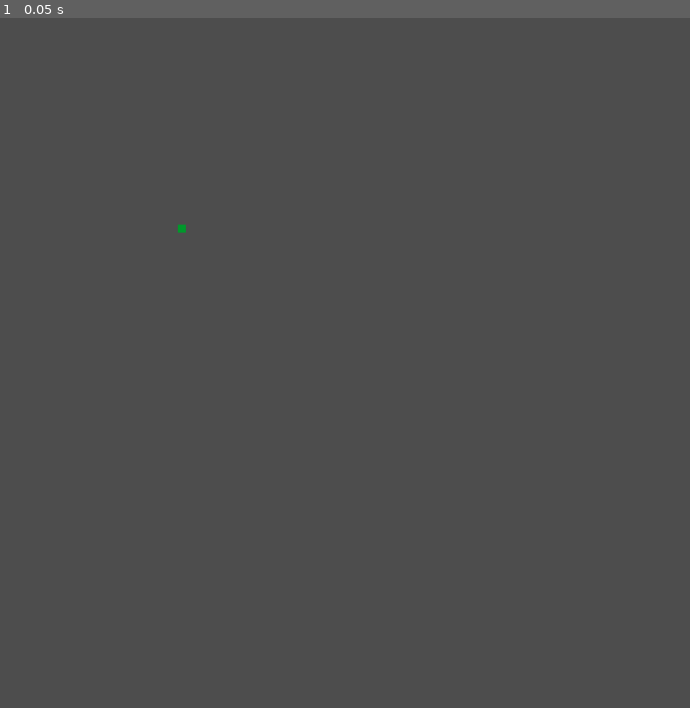
Above: before the commit, frame 1.
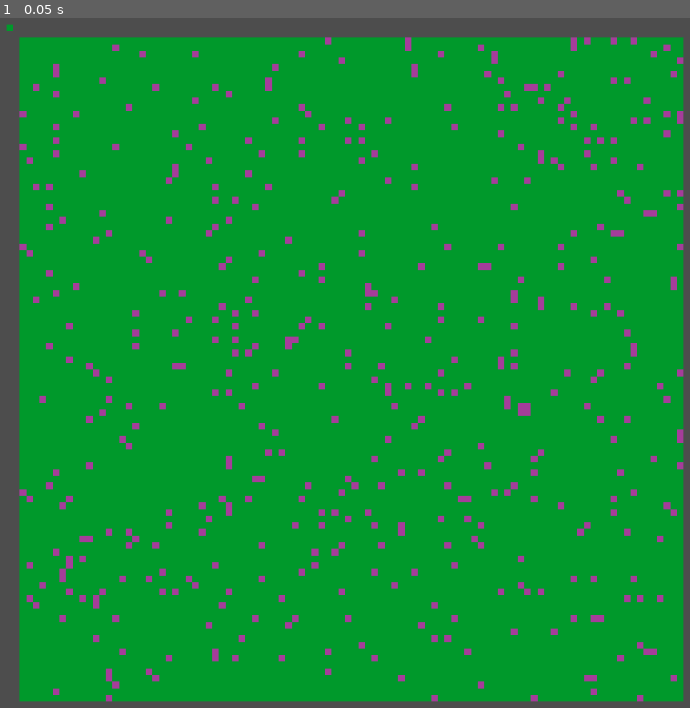
Above: after the commit, the same moment.

Repository: Boyquotes/game-planets-godot
Game: Godot game, scene res://scenes/_main.tscn
Same seed, same stepped clock (60 frames per second), same inputs: the game is played once before the commit and once after it.
Inputs:
- Up to frame 1 (0.05 s): no input

The runs differ from the first frame. In frame 1, 93% of the frame differs, in the area x 0-100%, y 0-100%.
Error before the commit: Invalid access of index '0' on a base object of type: 'Array'. (res://scenes/game/maprenderer/_map_renderer.gd:52)

Commit message:
now rendering 100x100 sections of map based on getting origin_coords from current_player_coords

Diff:
--- a/scenes/_main.gd
+++ b/scenes/_main.gd
@@ -12,8 +12,4 @@
 func _ready():
 	# data we need in main:
 	$_MapMaker.make_map(edge_tile_pair_dict, map_array, section_size)
-
-	#TODO: debug why map_array is empty - we need it in render_map *MOST IMPORTANT CURRENT NEED*
-
-	print(map_array)
 	$_MapRenderer.render_map(edge_tile_pair_dict, map_array, current_player_coords, section_size, tile_map)
--- a/scenes/_main.tscn
+++ b/scenes/_main.tscn
@@ -27,15 +27,16 @@
 tile_map = NodePath("TileMap")
 
 [node name="_MapMaker" parent="." instance=ExtResource("2_j4nbq")]
+random_seed_fill_percent = 5
 
 [node name="_MapRenderer" parent="." instance=ExtResource("3_tsp8w")]
 
 [node name="TileMap" type="TileMap" parent="."]
-position = Vector2(501, 500)
+position = Vector2(2.08165e-12, 2.08165e-12)
 tile_set = SubResource("TileSet_dyjna")
 format = 2
-layer_0/tile_data = PackedInt32Array(-262149, 0, 0)
+layer_0/tile_data = PackedInt32Array(-1, 0, 0)
 
 [node name="Camera2D" type="Camera2D" parent="."]
-position = Vector2(2087, 1732)
-zoom = Vector2(0.1, 0.1)
+offset = Vector2(5000, 5000)
+zoom = Vector2(0.083, 0.083)
--- a/scenes/game/mapmaker/_map_maker.gd
+++ b/scenes/game/mapmaker/_map_maker.gd
@@ -22,7 +22,8 @@
 	var map_height = map_width / 2 + 2
 	seed(random_seed) # adds to seed to random methods in global scope, now we can just use godot's random methods and they will pull from this seed
 	var map_dict = $JsonFileToDict.parse_json_file(file_path_name) # this is our dictionary (variant) parsed from our json map made in tiled
-	map_array = $DictTo2dArray.dict_to_array(map_width, map_height, map_dict)
+	map_array = $DictTo2dArray.dict_to_array(map_width, map_height, map_dict, map_array)
 	$AddNoise.add_noise_to_array(map_array, random_seed, random_seed_fill_percent)
+#	print(map_array)
 #	$SetTiles.set_tiles_in_tilemap(map_array, tilemap_node, tileset_source)
 	$EdgeTilePairs.populate_edge_tile_pair_dict(map_array, edge_tile_pair_dict, map_size, section_size, map_width)
--- a/scenes/game/mapmaker/dict_to_2d_array.gd
+++ b/scenes/game/mapmaker/dict_to_2d_array.gd
@@ -1,12 +1,13 @@
 extends Node2D
 
 # generating 2d array:
-func dict_to_array(map_width, map_height, map_dict):
-	var map_array = []
+func dict_to_array(map_width, map_height, map_dict, map_array):
+#	var map_array = []
 	for i in map_width:
 		map_array.append([])
-		for j in map_height:
-			map_array[i].append(666) # adding 666 to each cell
+		for j in map_height - 1:
+#			map_array[i].append(666) # adding 666 to each cell
+			map_array[i].append(45678)
 
 	# putting our dict values (1s and 0s) into 2d array :
 	var x = 0
--- a/scenes/game/maprenderer/_map_renderer.gd
+++ b/scenes/game/maprenderer/_map_renderer.gd
@@ -13,46 +13,42 @@
 
 	var section_origin_coords = []
 	var section_coord_array = []
+
 	# rounding down to current section's 1,1 origin tile:
-	# condition: player is already at the origin tile
+	# condition making sure player isn't already at the origin tile, otherwise finding the origin tile
 	if current_player_coords[0] % section_size == 1 && current_player_coords[1] % section_size == 1:
 		section_origin_coords = current_player_coords
 	else:
 		section_origin_coords = [(current_player_coords[0] + section_size) - (current_player_coords[0] % section_size + section_size - 1), (current_player_coords[1] + section_size) - (current_player_coords[1] % section_size + section_size - 1)]
 
-	print("origin: ", section_origin_coords)
+
 	# now we have section_origin_coords to start rendering "sections"
+	# we are going to put these into a 2d loop (section_coord_array)
+	# the indexes are the tile map coords, and the values are the map array (data) coords
 	# start a 100x100 loop
-	for j in section_size:
-		for i in section_size:
+	for i in section_size:
+		section_coord_array.append([])
+		for j in section_size:
 			# add all section coords to a 2d array
-			section_coord_array.append([section_origin_coords[0] + i, section_origin_coords[1] + j])
-			# use % section_size on these when placing so that ex. [456, 298] would render at coords [56, 98] on the tile map
+			section_coord_array[i].append([section_origin_coords[0] + j, section_origin_coords[1] + i])
+
 
 	render_tiles_in_tilemap(section_coord_array, tile_map_node, tile_set_source, section_size, map_array)
 
-func render_tiles_in_tilemap(section_coord_array, tilemap_node, tileset_source, section_size, map_array):
-	var x = 666
-	var y = 666
-
-	for j in section_coord_array[0].size(): # height
-		for i in section_coord_array.size(): # width
-			# using % section_size on these when placing so that ex. [456, 298] would render at coords [56, 98] on the tile map
-			if i == section_size:
-				x = i
-			else:
-				x = i % section_size
-
-			if i == section_size:
-				y = j
-			else:
-				y = j % section_size
-
-			print(map_array)
-			if map_array[i][j] == 1:
-				# set tile 1
-				tilemap_node.set_cell(0, Vector2i(x,y), 0, Vector2i(0,0))
-			elif map_array[i][j] == 2:
-				tilemap_node.set_cell(0, Vector2i(x,y), 1, Vector2i(0,0))
+func render_tiles_in_tilemap(section_coord_array, tile_map_node, tileset_source, section_size, map_array):
+	# this function takes in a 2d array (section_coord_array)
+	# this array's indexes are the coords to be placed in tile_map_node (1,1 -> 100,100)
+	# each index's value has an array of coords (ex. [248,611])
+	# we use these to access data in the map_array
+	for i in section_coord_array[0].size():
+		for j in section_coord_array[1].size():
+			# set tile 1
+			if map_array[section_coord_array[i][j][1]][section_coord_array[i][j][0]] == 1:
+				tile_map_node.set_cell(0, Vector2i(i + 1, j + 1), 0, Vector2i(0,0))
+			# set tile 2
+			elif map_array[section_coord_array[i][j][1]][section_coord_array[i][j][0]] == 2:
+				tile_map_node.set_cell(0, Vector2i(i + 1, j + 1), 1, Vector2i(0,0))
+#			print("section_coord_array[i][j][0]: ", section_coord_array[i][j][0])
+#			print("section_coord_array[i][j][1]: ", section_coord_array[i][j][1])
 
 	print("tiles set into tilemap")
